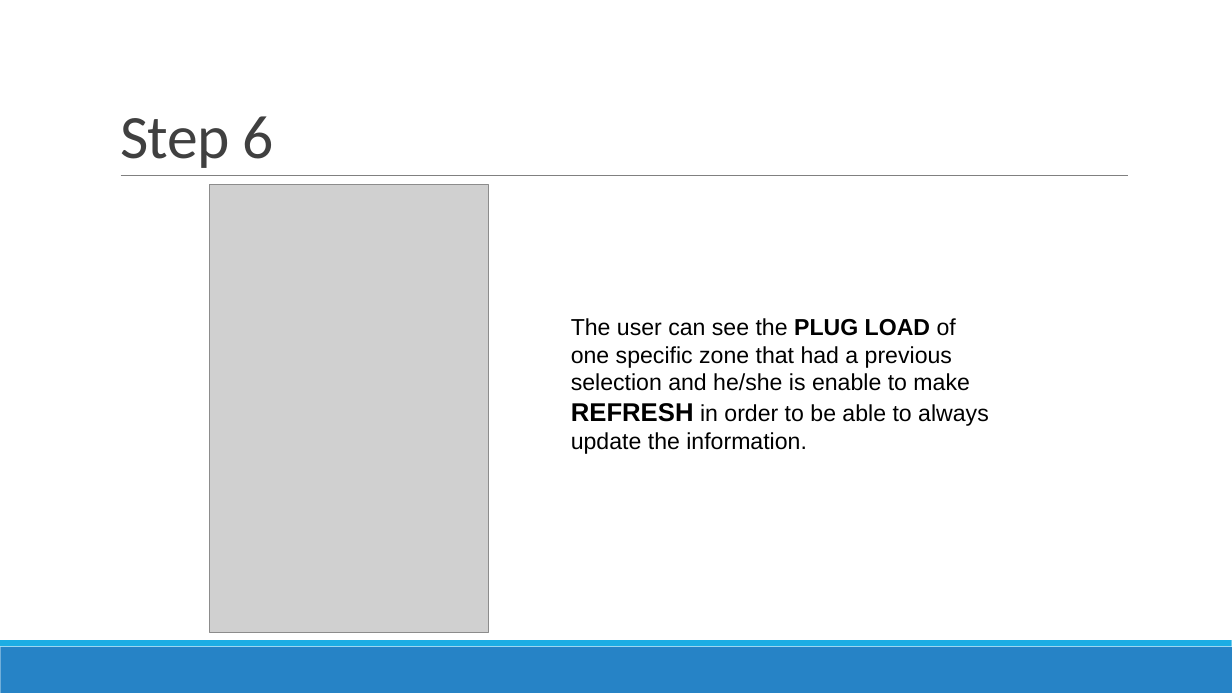
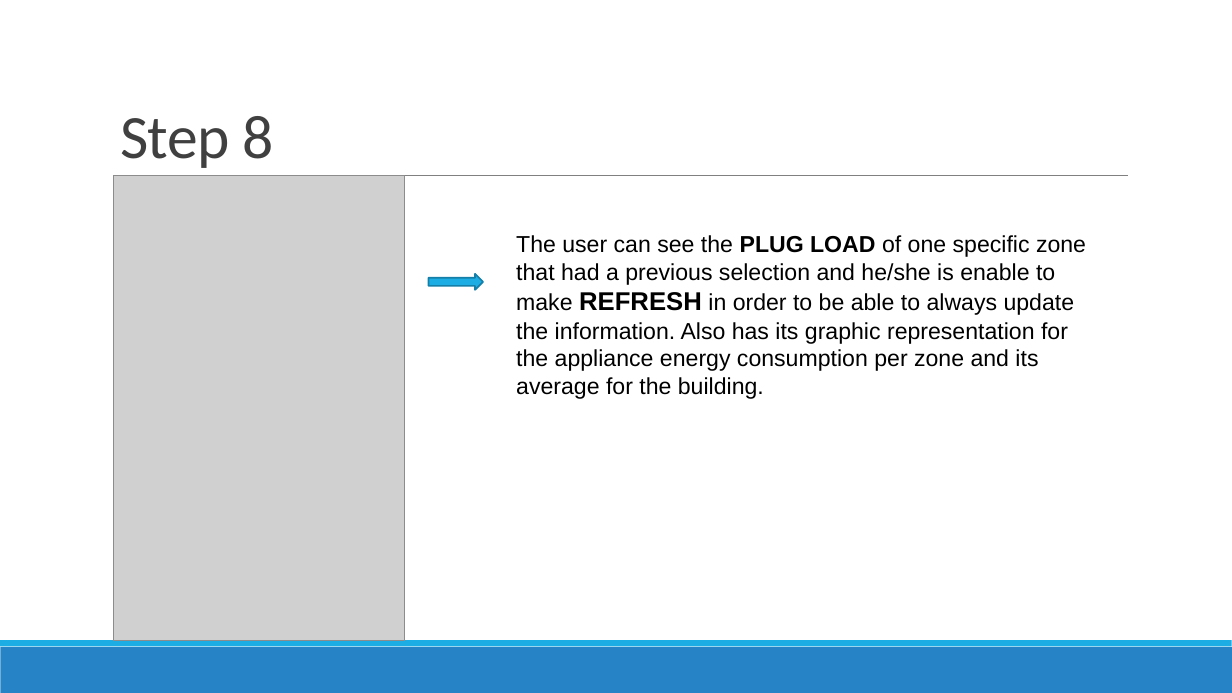
Before and after one commit to FIU-SCIS-Senior-Projects/Smart-Systems-for-Occupancy-and-Building-Energy-Control, a slide deck: slide 10 of Documents/User Manual.pptx (slide 8 before the commit). Drawn at 1232x693 pixels with LibreOffice and Linux fonts; fonts in the diff are those of the drawing; grey boxes stand for pictures. Boxes give left, top, right and bottom in pixels: in the first picture for what was removed or moved away, otherwise in the second. Text is boxed around its words. In the diff, an @@ line names an element or a change of style, - is before the commit and + after.

```diff
--- a/Documents/User Manual.pptx
+++ b/Documents/User Manual.pptx
@@ title at (120, 116, 273, 168): text changed @@
-Step 6
+Step 8
@@ picture: place and size @@
-picture at (209, 185, 489, 632)
+picture at (114, 176, 405, 640)
@@ text at (516, 235, 1086, 399): text changed @@
-The user can see the PLUG LOAD of one specific zone that had a previous selection and he/she is enable to make REFRESH in order to be able to always update the information.
+The user can see the PLUG LOAD of one specific zone that had a previous selection and he/she is enable to make REFRESH in order to be able to always update the information. Also has its graphic representation for the appliance energy consumption per zone and its average for the building.
@@ right arrow added at (429, 274, 483, 289), fill #1CADE4, outline #1580A9 1.25 pt @@
```
Also in this commit, not shown: 8 other slides changed, 4 slides added, 6 other files.
